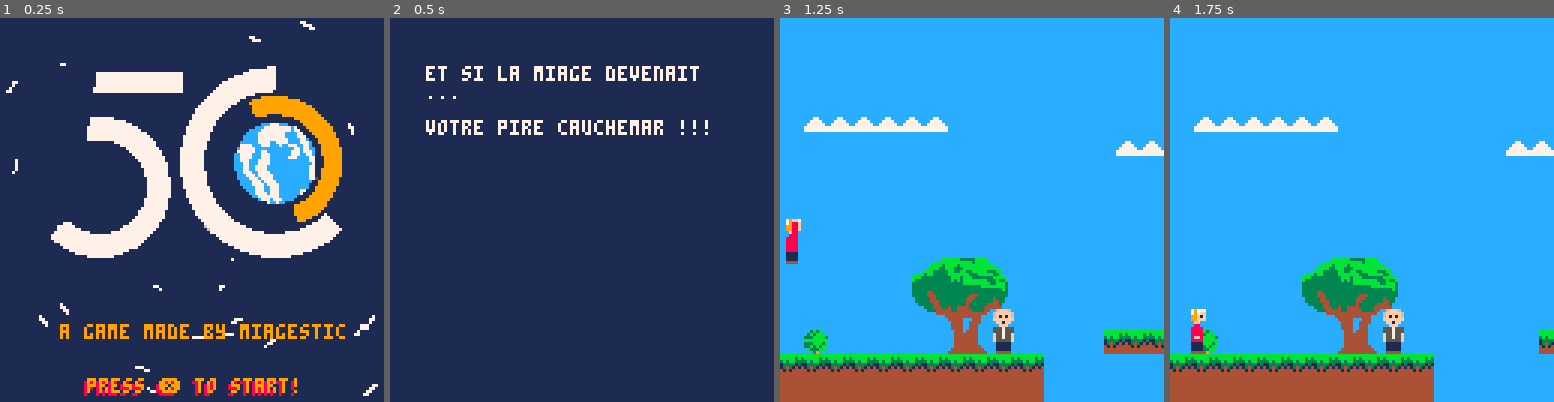
Above: before the commit, frames 1-4 (left to right).
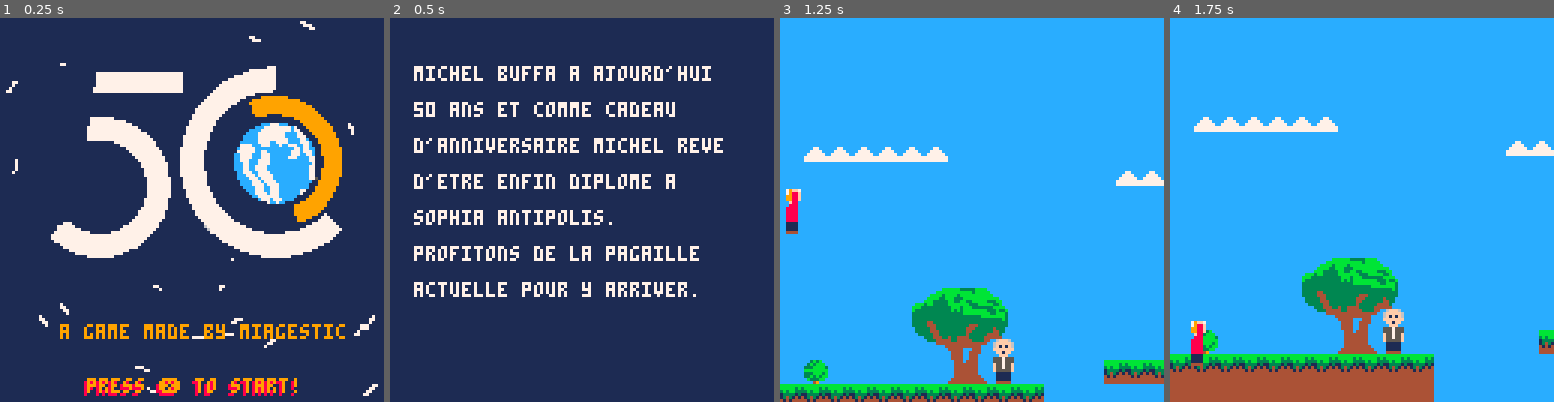
Above: after the commit, the same moments.

Repository: RemiFELIN/PICO8_SOPHIA_ANTIPOLIS
Game: PICO-8 cartridge miage.p8
Same seed, same stepped clock (60 frames per second), same inputs: the game is played once before the commit and once after it.
Inputs:
- Up to frame 1 (0.25 s): no input
- Up to frame 2 (0.5 s): tap X (X key) at 0.33 s
- Up to frame 3 (1.25 s): tap O (Z key) at 0.7 s; tap X (X key) at 1.07 s
- Up to frame 4 (1.75 s): hold Right from 1.6 s (still down); tap O (Z key) at 1.7 s

Frame 1 is identical in both runs. In frame 2, 9.3% of the frame differs, in the area x 6-87%, y 12-73%; in frame 3, 18%, in the area x 0-100%, y 25-100%; in frame 4, 0.4%.

Commit message:
ajout fin du jeu

Diff:
--- a/miage.p8
+++ b/miage.p8
@@ -178,6 +178,12 @@
   pnjs={}
   blocs = {}
   tree={}
+  diplome={
+    x= 888,
+    y= 104,
+    w=8,
+    h=8
+  }
   porte={
     sp=70,
     x= 953,--1001,
@@ -206,19 +212,20 @@
     })
   end
   create_checkpoint(216,104)
-  create_checkpoint(15,192)
+  create_checkpoint(740,304)
   create_checkpoint(480,464)
   --simple camera
   cam_x=0
   cam_y=0
   -- variable globale
+  fin = false
   game_state="menu"
   gravity=0.3
   friction=0.8
   interaction = false
   start_bulle = false
-  checkpointx = 0 --pour memoriser le dernier checkpoint
-  checkpointy = 480
+  checkpointx = -1 --pour memoriser le dernier checkpoint
+  checkpointy = -1
   checkpoint_number = 0 --pour l'animation du checkpoint
   spnum = 0
   guit_found = false --si buffa a trouver la guitare
@@ -227,6 +234,7 @@
   level=1
   flash     = false
   del_firework   = 0
+  del_fin = 200
   onetime = false
 
   --map limits
@@ -246,6 +254,12 @@
 
 function _update()
 
+  if fin then
+    player.sp = 78
+    player.w = 16
+    del_fin -= 1
+    if del_fin <= 0 then game_state = "fin" end
+  end
 
   if game_state == "menu" then
   skydeg += 0.0005
@@ -259,7 +273,7 @@
       game_state = "game"
     end
 
-  elseif game_state == "game" and player.alive then
+  elseif game_state == "game" and player.alive and not fin then
     if dialog then
       dialog_update()
     else
@@ -300,10 +314,8 @@
       collide_pv(blocs[i][1],blocs[i][#blocs[i]])
     end
 
-  elseif game_state == "fin" and not onetime then
-    cam_x = 0 cam_y = 0
-    music(13)
-    onetime = true
+  elseif game_state == "fin"  then
+      cam_x = 0 cam_y = 0
   end
 
   if not player.alive then
@@ -341,7 +353,7 @@
 
   elseif game_state == "plot" then
     rectfill(0,500,127,127,1)
-    print(" et si la miage devenait\n ...\n\n votre pire cauchemar !!! ",8,388,7)
+    print("michel buffa a ajourd'hui \n\n50 ans et comme cadeau\n\nd'anniversaire michel reve\n\nd'etre enfin diplome a\n\nsophia antipolis.\n\nprofitons de la pagaille\n\nactuelle pour y arriver.",8,388,7)
 
   elseif game_state == "game"   then
     cls()
@@ -397,11 +409,12 @@
       end
     end
     if dialog  then dialog_draw() end
+    if not fin then spr(56,diplome.x,diplome.y) end
 
 
   elseif game_state == "fin" then
-    str_to_spr(valbonne,0,0,128,128)
-    firework()
+      str_to_spr(valbonne,0,0,128,128)
+      firework()
   end
 
   draw_explosion()
@@ -513,25 +526,25 @@
     if pnj.name=="renevier" then
       dtb_disp("buffa:tiens qui voila, mister renevier.")
       dtb_disp("renevier:michel aide moi ! j'ai perdu le controle de mon android studio ! c'est la panique.")
-    --  dtb_disp("buffa:pff...pathetique.")
+      dtb_disp("buffa:pff...pathetique.")
       talked = true
     end
     if pnj.name=="tounsi" then
       dtb_disp("buffa:bonjour president.")
       dtb_disp("tric:bonjour michel il parait que tu aimes la musique ? la clef de l'excellence c'est de savoir se diversifier !")
-      dtb_disp("buffa:tu leur parles comme ca a tes eleves ?")
+      dtb_disp("buffa:...tu peux pas parler comme tout le monde ?")
       talked = true
     end
     if pnj.name=="ordinateur" then
-      dtb_disp("ordinateur:tuer tous les huma... hmm hmm...appuyez sur \142 pour lancer une attaque sonore.")
+      dtb_disp("ordinateur:tuer tout les huma... hmm hmm...appuyez sur \142 pour lancer une attaque sonore.")
       talked = true
     end
     if pnj.name=="miranda" then
       dtb_disp("miranda:salut mich, as tu deja entendu parler de jim gray ?")
       dtb_disp("buffa: ...")
       dtb_disp("miranda:quoi?")
-      dtb_disp("buffa: et donc les droids ne te choquent pas ?")
-      dtb_disp("miranda:ah tu sais pour moi tout est tuple.")
+      dtb_disp("buffa: et donc les droids ca te choque pas ?")
+      dtb_disp("miranda:ah tu sais pour moi tout est tuples.")
       talked = true
     end
     if pnj.name == "porte" then
@@ -630,13 +643,24 @@
     guit_found = true
     plsp = 34
   end
-  if collide_map(player,"right",4) and player.x > 950 then
+  if collide_map(player,"right",4) and (player.x > 950 or (level == 3 and player.x > 400 )) then
     if guit_found then
+      checkpointx = -1
+      checkpointy = -1
       level += 1
       sfx(0)
       load_lvl()
     end
   end
+  if collide_obj(player,diplome,-3) then
+    player.w = 16
+    fin = true
+    if not onetime then
+      music(13)
+      onetime = true
+    end
+  end
+
   --check collision left and right
   if player.dx<0 then
    player.dx=limit_speed(player.dx,player.max_dx)
@@ -1081,6 +1105,11 @@
 
 function player_reset()
   reload(0, 0, 0x4300)--reload every block
+  load_lvl()
+  if checkpointx == -1 then
+    checkpointx = debut_lvlx
+    checkpointy = debut_lvly
+  end
   player={
     sp=plsp,--sprite du personnage
     x=checkpointx,--position x initiale
@@ -1108,7 +1137,6 @@
     attak = false
     }
     projectils={}
-    load_lvl()
       --platform volant sprite 64
     chrono=0 --sert pour animé le press x to play
     hit = false --si buffa a pris un coup
@@ -1316,6 +1344,7 @@
   nbr_bloc = 0
   reset_music()
   if level == 1 then
+    debut_lvlx=0 debut_lvly=460
     create_pnj("tounsi",43,70,480)
     create_pnj("ordinateur",44,864,480,16)
     create_tree(44,464)
@@ -1328,7 +1357,7 @@
   elseif level == 2 then
     mapy_start = 224
     mapy_end = 352
-    checkpointx=8 checkpointy=296
+    debut_lvlx=8 debut_lvly=296
     player.x = 8 player.y = 296
     porte.x = 1001
     porte.y = 296
@@ -1342,15 +1371,17 @@
     create_droid(33,660,700,296)
     create_droid(33,830,880,296)
     create_droid(33,888,930,296)
-    create_droid(33,950,1000,296)
+    create_droid(33,960,1000,296)
     create_droid(42,700,740,272,296)
     create_droid(42,620,670,272,296)
     create_droid(42,890,940,272,296)
     create_droid(42,910,980,272,296)
   elseif level == 3 then
+    debut_lvlx=0 debut_lvly=184
     player.x = 0 player.y = 184
     mapy_start = 0
     mapy_end = 216
+    mapx_end = 440
     create_pnj("renevier",39,104,296)
     create_pnj("miranda",46,760,296)
     create_pv(7,13,22)
@@ -1358,13 +1389,12 @@
     create_droid(42,48,96,112,176)
     create_droid(33,112,128,64)
   else
-    player.x = 0 player.y = 184
-  end
-end
-…(4 lines of a section not shown)…
+    create_pnj("renevier",39,104,296)
+    create_pnj("miranda",46,760,296)
+    mapx_end = 1024
+    player.x = 632 player.y = 104
+  end
+end
 
 
 
@@ -1631,37 +1661,37 @@
 
 
 __gff__
-0000000000000000000400000000000000000000000000000004000000000000000000000000000000000000000000000000000000000000000000000000000001030000800010000000000003030000000003000000100000000000030300000005090000000080000000000000000000000000000000010000000000000000
+0000000000000000000400000000000000000000000000000004000000000000000000000000000000000000000000000000000000000000400000000000000001030000800010000000000003030000000003000000100000000000030300000005090000000080000000000000000000000000000000010300000000000000
 0000000000000000000000000000000000000000000000000000000000000000000000000000000000000000000000000000000000000000000000000000000000000000000000000000000000000000000000000000000000000000000000000000000000000000000000000000000000000000000000000000000000000000
 __map__
 6767676767676767676767676767676767676767676767676767676767676767676767676767676767676767676767676767676767676767000000000000000052525252525252525252526e6e6e7979797979797979797979797979797979797979797979797979797979797979797979797979797979797979797979797979
 6767676767676767505050505050676767676767676767676767676767676767676767676767676767676767676767676767676767676767000000000000000052525252525252525252526e6e6e7979797979797979797979797979797979794444444444444444444444444444444444444444444444444444444444444444
 6767676767676767676767676767676767676767676767676767676767676767676767676767676767676767676767676767676767676767000000000000000052525252525252525252526e6e6e797979797979797979797979797979797979447a7a7a7a7a7a7a7a7a7a7a7a7a7a7a7a7a7a7a7a7a7a7a7a7a7a7a7a7a7a44
-6767676767676767676767676767676767676767676767676767676767676767676767676767676767676767676767676767676767676767000000000000000052525252525252525252526e6e6e797979797979797979797979797979797979447a7a7a7a7a7a7a7a2e2f7a7a7a7a7a7a7a7a7a7a7a7a7a7a7a7a7a7a7a7a44
-6767676767676767676767676767676767676767675050506767676767676767676767676767676767676767676767676767676767676767000000000000000052525252525252525252526e6e6e797979797979797979797979797979797979447a7a7a7a7a7a7a7a3e3f7a7a7a7a7a7a7a7a7a7a7a7a7a7a7a7a7a7a7a7a44
 6767676767676767676767676767676767676767676767676767676767676767676767676767676767676767676767676767676767676767000000000000000052525252525252525252526e6e6e797979797979797979797979797979797979447a7a7a7a7a7a7a7a7a7a7a7a7a7a7a7a7a7a7a7a7a7a7a7a7a7a7a7a7a7a44
-6750505050506767676767676767676767676767676767676767676767676767676767676767676767676767675344444444444444444444520000000000000052525252525252525252526e6e6e797979797979797979797979797979797979447a7a7a7a7a7a7a7a7a7a7a7a7a7a7a7a7a7a7a7a7a7a7a7a7a7a7a7a7a7a44
-6767676767676767676767676767676767676767676767676767676767676767676767676767676767676767675344444444444444444444520000000000000052525252525252525252526e6e6e797979797979797979797979797979797979447a7a7a7a7a7a7a7a7a7a7a7a7a7a7a7a7a7a7a7a7a7a7a7a7a7a7a7a7a7a44
-6767676767676767676767676767676767676767676767676767676767676767676767676767676767676767675344444444444444444444520000000000000052525252525252525252526e6e6e797979797979797979797979797979797979447a7a7a7a7a7a7a7a7a7a7a7a7a7a7a7a7a7a7a7a7a7a7a7a7a7a7a7a7a7a44
-6767676767676767676767676767676742676767676767676767676767676767676767676767676767676767675344444444444444444444000000000000000052525252525252525252526e6e6e797979797979797979797979797979797979447a7a7a7a7a7a7a7a7a7a7a7a7a7a7a7a7a7a7a7a7a7a7a7a7a7a7a7a7a7a44
-6767676767676767676767676767404040406767676767676767676767676767676767676767676767676767675344444444444444444444000000000000000052525252525252525252526e6e6e6f7979797979797979797979797979797979447a7a7a7a7a7a7a7a7a7a7a7a7a7a7a7a7a7a7a7a7a7a7a7a7a7a7a7a7a7a44
-6666666654676767676767676767676767676767676767676767676767676767676767676767676767676767675344444444444444444444000000000000000052525252525252525252526e6e6e7f7979797979797979797979797979797979447a7a7a7a7a7a7a7a7a7a7a7a7a7a7a7a7a7a7a7a7a7a7a7a7a7a7a7a7a7a44
-6665656654676767676767676767676767676767676767676767676767676767676767676767676767676767675344444444444444444444000000000000000052525252525252525252526e6e6e6e79797979797979797979797979797979794444444444444444444444444444444444444444444444444444444444444444
-6666666654676767676767676767676767676767676767676767676767676767676767676767676767676767675344444444444444444444000000000000000052525252525252525252526e6e6e6e6f7979796b2b2e2f7979797979797979796c6d6c6d6c6d6c6d6c6d6c6d6c6d796b796d6c6d6c6d6c6d6c6d6c6d6c6d6c6d
-4444444454676767676767676767676767676767676767676740404040676767676767676767676767676767675344444444444444444444000000000000000052525252525252525252526e6e6e6e7f7979797b3b3e3f7979797979797979797c7d7c7d7c7d7c7d7c7d7c7d7c7d797b797d7c7d7c7d7c7d7c7d7c7d7c7d7c7d
-6665656654676767676767676767676767676767676767676767676767676767676767676767676767676767675344444444444444444444000000000000000052525252525252525252527878787878787878787878787878787878787878787878787878787878787878787878787878787878787878787878787878787878
-6666666654676767676767676767676767676767676767676767676767676767676767676767676767676767675344444444444444444444000000000000000052525252525252525252527e7e7e52527e7e7e7e7e7e52527e7e7e7e7e7e52527e7e7e7e7e7e52527e7e7e7e7e7e52527e7e7e7e7e7e52527e7e7e7e7e7e5252
-4444444454676767676767676767676767676767676767676767676767676767676767676767676767676767675344444444444444444444000000000000000052525252525252525252527e7e7e52527e7e7e7e7e7e52527e7e7e7e7e7e52527e7e7e7e7e7e52527e7e7e7e7e7e52527e7e7e7e7e7e52527e7e7e7e7e7e5252
-6665656654676761616167676767676767676767676767676767676767676767676767676767676767676767675344444444444444444444000000000000000052525252525252525252527e7e7e52527e7e7e7e7e7e52527e7e7e7e7e7e52527e7e7e7e7e7e52527e7e7e7e7e7e52527e7e7e7e7e7e52527e7e7e7e7e7e5252
-6666666654676767676767676767676767676767676767676767676767676767676767676767676767676767675344444444444444444444000000000000000052525252525252525252527e7e7e52527e7e7e7e7e7e52527e7e7e7e7e7e52527e7e7e7e7e7e52527e7e7e7e7e7e52527e7e7e7e7e7e52527e7e7e7e7e7e5252
-4444444454676767676767676767676767676767676767676767676767676767676767676767676767676767675344444444444444444444676767676767676767676767676767676767676767676767676767676767676767676767676767676767676767676767676767676767676767676767676767676767676767676767
-6665656654676767676767676767676767676767676767676767676767676767676767676767676767676767675344444444444444444444676767676767676767676767676767676767676767676767676767676767676767676767676767676767676767676767676767676767676767676767676767676767676767676767
-6666666654676767676767676767676767676767676767676767676767676767676767676767676767676767675344444444444444444444626767676767676767676767676767676767676767676767676767676767676767676767676767676767676767676767676767676767676767676767676767676767676767676767
-4644444454676767676767676767676767676767676767676767676767676767674343434343434343434343434544444444444444444444626767676767676767676767676767676767676767676767676767676767676767676767676767676767676767676767676767676767676767676767676767676767676767676767
-5644444464676767676767676767676767676767676767676767676767676767674040404061616161614040404040404040404040404040676767676767676767676767676767676767676767676767676767676767676767676767676767676767676767676767676767676767676767676767676767676767676767676767
-4040404040676767676767676767676767676767676767676767676767676767674141414141414141414141414141414141414141414141676767676767676767676767676767676767676767676767676767676767676767676767676767676767676767676767676767676767676767676767676767676767676767676767
-4141414141676767676767676767676767676767676767676767676767676767674141414141414141414141414141414141414141414141676767676767676767676767676767676767676767676767676767676767676767676767676767676767676767676767676767676767676767676767676767676767676767676767
-6767676767676767676767676767676767676767676767676767676767676767674141414141414141414141414141414141414141414141676767676767676767676767676767676767676767676767676767676767676767676767676767676767676767676767676767676767676767676767676767676767676767676767
+6767676767676767676767676767676767676767675050506767676767676767676767676767676767676767676767676767676767676767000000000000000052525252525252525252526e6e6e797979797979797979797979797979797979447a7a7a7a7a7a7a7a7a7a7a7a7a7a7a7a7a7a7a7a7a7a7a7a7a7a7a7a7a7a44
+6767676767676767676767676767676767676767676767676767676767676767676767676767676767676767676767676767676767676767000000000000000052525252525252525252526e6e6e797979797979797979797979797979797979447a7a7a7a7a7a7a7a7a7a7a7a7a7a7a7a7a7a7a7a7a7a7a7a7a7a7a7a7a7a44
+6750505050506767676767676767676767676767676767676767676767676767676767676767676767676767676767676753444444444444520000000000000052525252525252525252526e6e6e797979797979797979797979797979797979447a7a7a7a7a7a7a7a7a7a7a7a7a7a7a7a7a7a7a7a7a7a7a7a7a7a7a7a7a7a44
+6767676767676767676767676767676767676767676767676767676767676767676767676767676767676767676767676753444444444444520000000000000052525252525252525252526e6e6e797979797979797979797979797979797979447a7a7a7a7a7a7a7a7a7a7a7a7a7a7a7a7a7a7a7a7a7a7a7a7a7a7a7a7a7a44
+6767676767676767676767676767676767676767676767676767676767676767676767676767676767676767676767676753446565656544520000000000000052525252525252525252526e6e6e797979797979797979797979797979797979447a7a7a7a7a7a7a7a7a7a7a7a7a7a7a7a7a7a7a7a7a7a7a7a7a7a7a7a7a7a44
+6767676767676767676767676767676742676767676767676767676767676767676767676767676767676767676767676753446666666644000000000000000052525252525252525252526e6e6e797979797979797979797979797979797979447a7a7a7a7a7a7a7a7a7a7a7a7a7a7a7a7a7a7a7a7a7a7a7a7a7a7a7a7a7a44
+6767676767676767676767676767404040406767676767676767676767676767676767676767676767676767676767676753444444444444000000000000000052525252525252525252526e6e6e6f7979797979797979797979797979797979447a7a7a7a7a7a7a7a7a7a7a7a7a7a7a7a7a7a7a7a7a7a7a7a7a7a7a7a7a7a44
+6666666654676767676767676767676767676767676767676767676767676767676767676767676767676767676767676753446565444444000000000000000052525252525252525252526e6e6e7f7979797979797979797979797979797979447a7a7a7a7a7a7a7a7a7a7a7a7a7a7a7a7a7a7a7a7a7a7a7a7a7a7a7a7a7a44
+6665656654676767676767676767676767676767676767676767676767676767676767676767676767676767676767676753446666444444000000000000000052525252525252525252526e6e6e6e79797979797979797979797979797979794444444444444444444444444444444444444444444444444444444444444444
+6666666654676767676767676767676767676767676767676767676767676767676767676767676767676767676767676753444444444444000000000000000052525252525252525252526e6e6e6e6f7979796b7979797979797979797979796c6d6c6d6c6d6c6d6c6d6c6d6c6d7979796d6c6d6c6d6c6d6c6d6c6d6c6d6c6d
+4444444454676767676767676767676767676767676767676740404040676767676767676767676767676767676767676753446565446544000000000000000052525252525252525252526e6e6e6e7f7979797b7979797979797979797979797c7d7c7d7c7d7c7d7c7d7c7d7c7d797b797d7c7d7c7d7c7d7c7d7c7d7c7d7c7d
+6665656654676767676767676767676767676767676767676767676767676767676767676767676767676767676767676753446666446644000000000000000052525252525252525252527878787878787878787878787878787878787878787878787878787878787878787878787878787878787878787878787878787878
+6666666654676767676767676767676767676767676767676767676767676767676767676767676767676767676767676753444444444444000000000000000052525252525252525252527e7e7e52527e7e7e7e7e7e52527e7e7e7e7e7e52527e7e7e7e7e7e52527e7e7e7e7e7e52527e7e7e7e7e7e52527e7e7e7e7e7e5252
+4444444454676767676767676767676767676767676767676767676767676767676767676767676767676767676767676753446544656565000000000000000052525252525252525252527e7e7e52527e7e7e7e7e7e52527e7e7e7e7e7e52527e7e7e7e7e7e52527e7e7e7e7e7e52527e7e7e7e7e7e52527e7e7e7e7e7e5252
+6665656654676740406167676767676767676767676767676767676767676767676767676767676767676767676767676753446644666666000000000000000052525252525252525252527e7e7e52527e7e7e7e7e7e52527e7e7e7e7e7e52527e7e7e7e7e7e52527e7e7e7e7e7e52527e7e7e7e7e7e52527e7e7e7e7e7e5252
+6666666654676767676767676767676767676767676767676767676767676767676767676767676767676767676767676753444444444444000000000000000052525252525252525252527e7e7e52527e7e7e7e7e7e52527e7e7e7e7e7e52527e7e7e7e7e7e52527e7e7e7e7e7e52527e7e7e7e7e7e52527e7e7e7e7e7e5252
+4444444454676767676767676767676767676767676767676767676767676767676767676767676767676767676767676753446565446565525252525252525252525252525252525252527e7e7e52527e7e7e7e7e7e52527e7e7e7e7e7e52527e7e7e7e7e7e52527e7e7e7e7e7e52527e7e7e7e7e7e52527e7e7e7e7e7e5252
+6665656654676767676767676767676767676767676767676767676767676767676767676767676767676767676767676753446666446666525252525252525252525252525252525252527e7e7e52527e7e7e7e7e7e52527e7e7e7e7e7e52527e7e7e7e7e7e52527e7e7e7e7e7e52527e7e7e7e7e7e52527e7e7e7e7e7e5252
+6666666654676767676767676767676767676767676767676767676767676767676767676767676767676767676767676753444444444644525252525252525252525252525252525252527e7e7e52527e7e7e7e7e7e52527e7e7e7e7e7e52527e7e7e7e7e7e52527e7e7e7e7e7e52527e7e7e7e7e7e52527e7e7e7e7e7e5252
+4644444454676767676767676767676767676767676767676767676767676767674343434343434343434343434343434363444444445644525252525252525252525252525252525252527e7e7e52527e7e7e7e7e7e52527e7e7e7e7e7e52527e7e7e7e7e7e52527e7e7e7e7e7e52527e7e7e7e7e7e52527e7e7e7e7e7e5252
+5644444464676767676767676767676767676767676767676767676767676767674040404040404040404040404040404040404040404040525252525252525252525252525252525252527e7e7e52527e7e7e7e7e7e52527e7e7e7e7e7e52527e7e7e7e7e7e52527e7e7e7e7e7e52527e7e7e7e7e7e52527e7e7e7e7e7e5252
+4040404040676767676767676767676767676767676767676767676767676767674141414141414141414141414141414141414141414141525252525252525252525252525252525252527e7e7e52527e7e7e7e7e7e52527e7e7e7e7e7e52527e7e7e7e7e7e52527e7e7e7e7e7e52527e7e7e7e7e7e52527e7e7e7e7e7e5252
+4141414141676767676767676767676767676767676767676767676767676767674141414141414141414141414141414141414141414141525252525252525252525252525252525252527e7e7e52527e7e7e7e7e7e52527e7e7e7e7e7e52527e7e7e7e7e7e52527e7e7e7e7e7e52527e7e7e7e7e7e52527e7e7e7e7e7e5252
+6767676767676767676767676767676767676767676767676767676767676767674141414141414141414141414141414141414141414141525252525252525252525252525252525252527e7e7e52527e7e7e7e7e7e52527e7e7e7e7e7e52527e7e7e7e7e7e52527e7e7e7e7e7e52527e7e7e7e7e7e52527e7e7e7e7e7e5252
 5252525252525252525252525252525252525252525252525252525252525252525252525252525252525252525252525252525252525252525252525252525252525252525252525252525252525252525252525252525252525252525252525252525252525252525252525252525252525252525252525252525252525252
 5252525252525252525252525252525252525252525252525252525252525252525252525252525252525252525252525252525252525252525252525252525252525252525252525252525252525252525252525252525252525252525252525252525252525252525252525252525252525252525252525252525252525252
 5252525252525252525252525252525252525252525252525252525252525252525252525252525252525252525252525252525252525252525252525252525252525252525252525252525252525252525252525252525252525252525252525252525252525252525252525252525252525252525252525252525252525252
Not shown, changed: 38 lines of the sprite sheet (__gfx__) section of miage.p8
